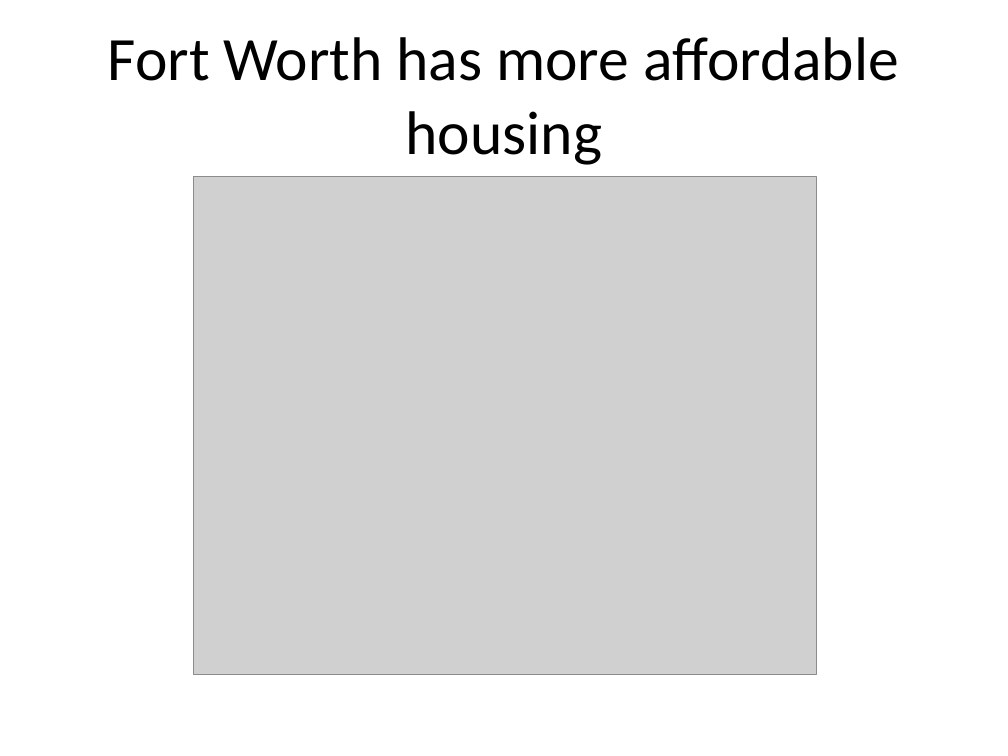
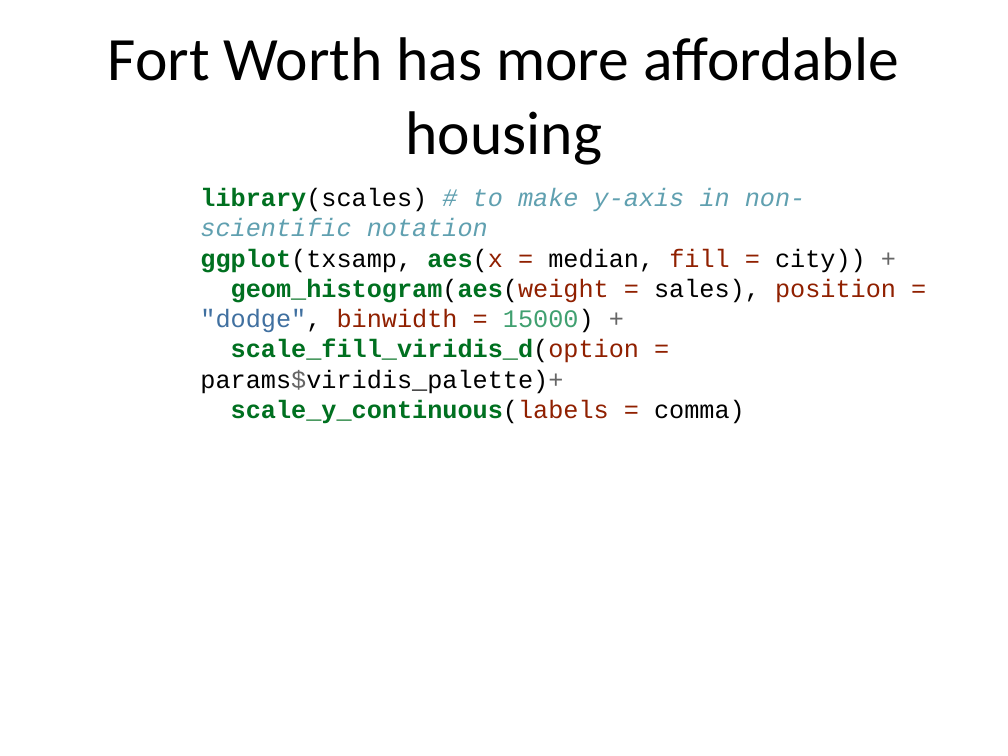
Before and after one commit to apreshill/rmd-render-factory, a slide deck: slide 7 of gallery/outputs/slides/powerpoint_presentation.pptx. Drawn at 1008x756 pixels with LibreOffice and Linux fonts; fonts in the diff are those of the drawing; grey boxes stand for pictures. Boxes give left, top, right and bottom in pixels: in the first picture for what was removed or moved away, otherwise in the second. Text is boxed around its words. In the diff, an @@ line names an element or a change of style, - is before the commit and + after.

```diff
--- a/gallery/outputs/slides/powerpoint_presentation.pptx
+++ b/gallery/outputs/slides/powerpoint_presentation.pptx
@@ picture removed at box(194, 176, 816, 674) @@
@@ text added at box(200, 188, 896, 424), 18 pt, text #007020 @@
+library(scales) # to make y-axis in non-scientific notation
+ggplot(txsamp, aes(x = median, fill = city)) +
+geom_histogram(aes(weight = sales), position = "dodge", binwidth = 15000) +
+scale_fill_viridis_d(option = params$viridis_palette)+
+scale_y_continuous(labels = comma)
```
Also in this commit, not shown: 3 other slides changed, 4 slides added, 3 slides removed, 46 other files.
